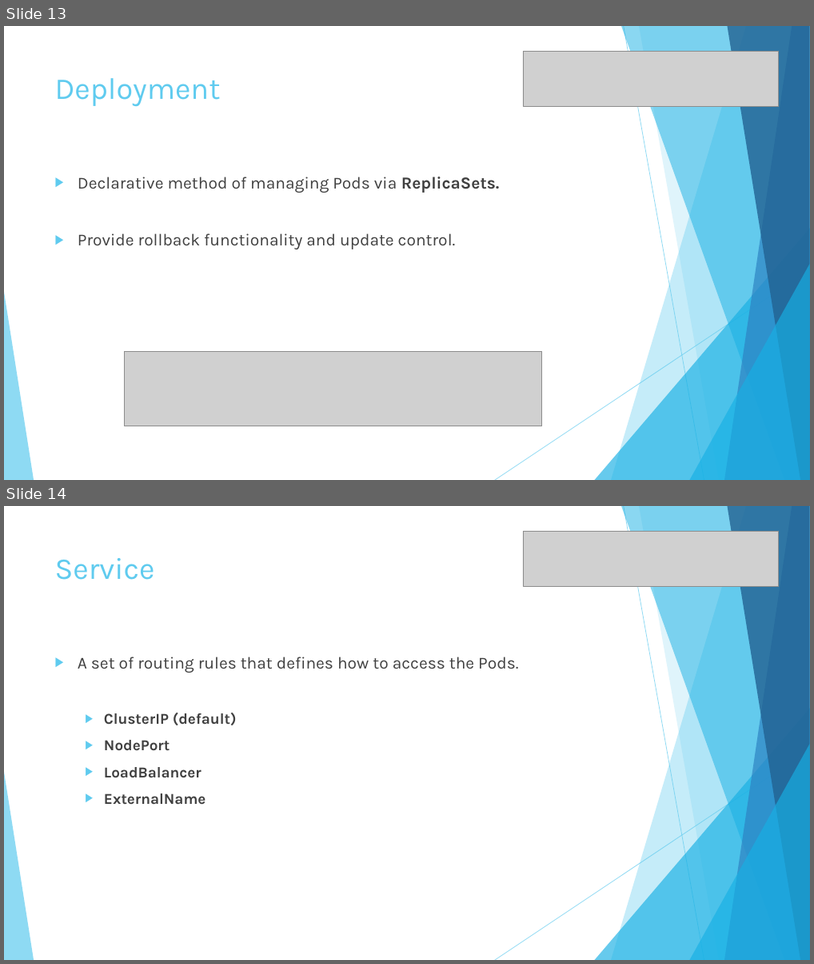
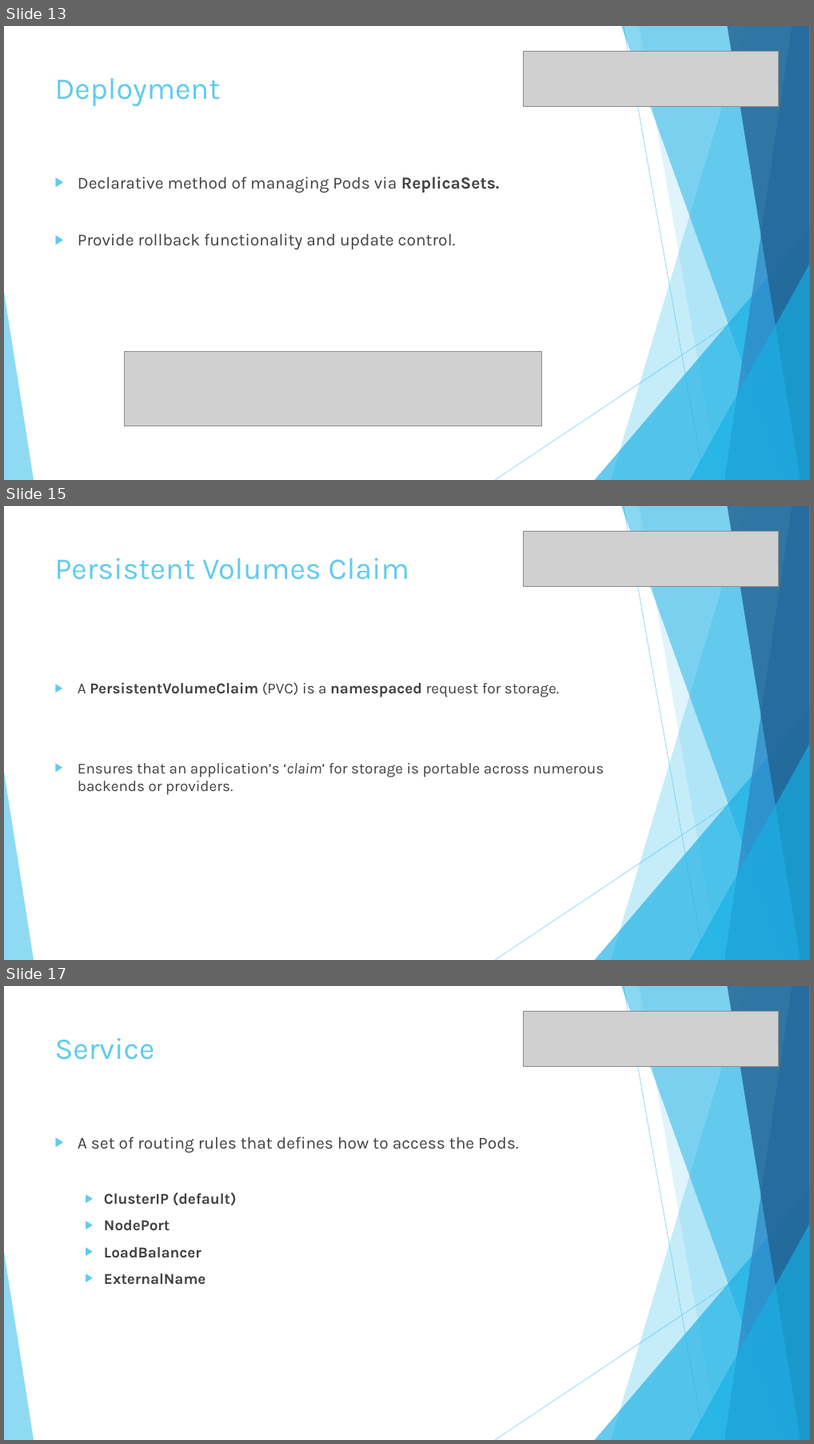
Before and after one commit to fsforza/kubernetes-demo, a slide deck: slides/kube-demo.pptx. Shown one above the other, each under a label of ours: slides 13 and 14 before the commit, slides 13, 15 and 17 after it; the slides between them are not shown. The pictures are 814x964 and 814x1444 pixels, drawn with LibreOffice and Linux fonts; fonts in the diff are those of the drawing; grey boxes stand for pictures. Boxes give left, top, right and bottom in pixels: in the first picture for what was removed or moved away, otherwise in the second. Text is boxed around its words. In the diff, an @@ line names an element or a change of style, - is before the commit and + after.

```diff
--- a/slides/kube-demo.pptx
+++ b/slides/kube-demo.pptx
@@ slide 15 added at (x1=4, y1=506, x2=810, y2=960), background #FFFFFF; not listed: 10 template elements that a slide beside it also shows @@
@@ picture added at (x1=523, y1=531, x2=779, y2=586) @@
@@ title added at (x1=55, y1=558, x2=410, y2=580), 36 pt, text #5FCBEF @@
+Persistent Volumes Claim
@@ text added at (x1=78, y1=682, x2=605, y2=795), 18 pt, text #404040 @@
+▶ A PersistentVolumeClaim (PVC) is a namespaced request for storage.
+▶ Ensures that an application’s ‘claim’ for storage is portable across numerous backends or providers.
@@ what was slide 14 is now slide 17 @@
```
Also in this commit, not shown: 3 slides changed, 4 other slides added.
